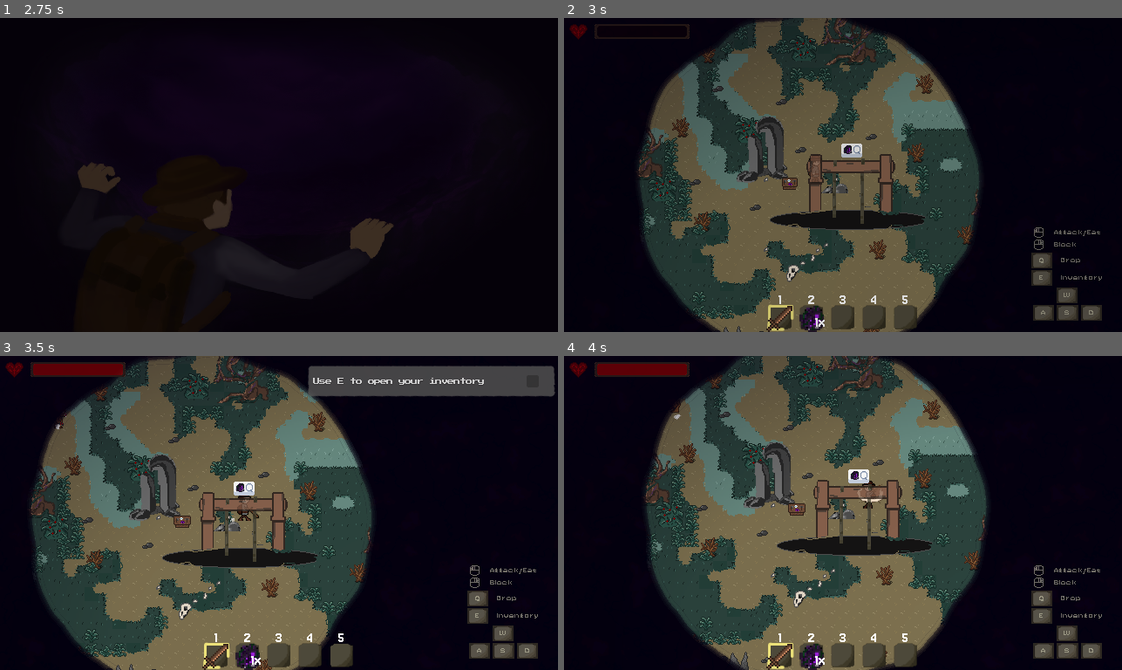
Above: before the commit, frames 1-4 (two rows, left to right).
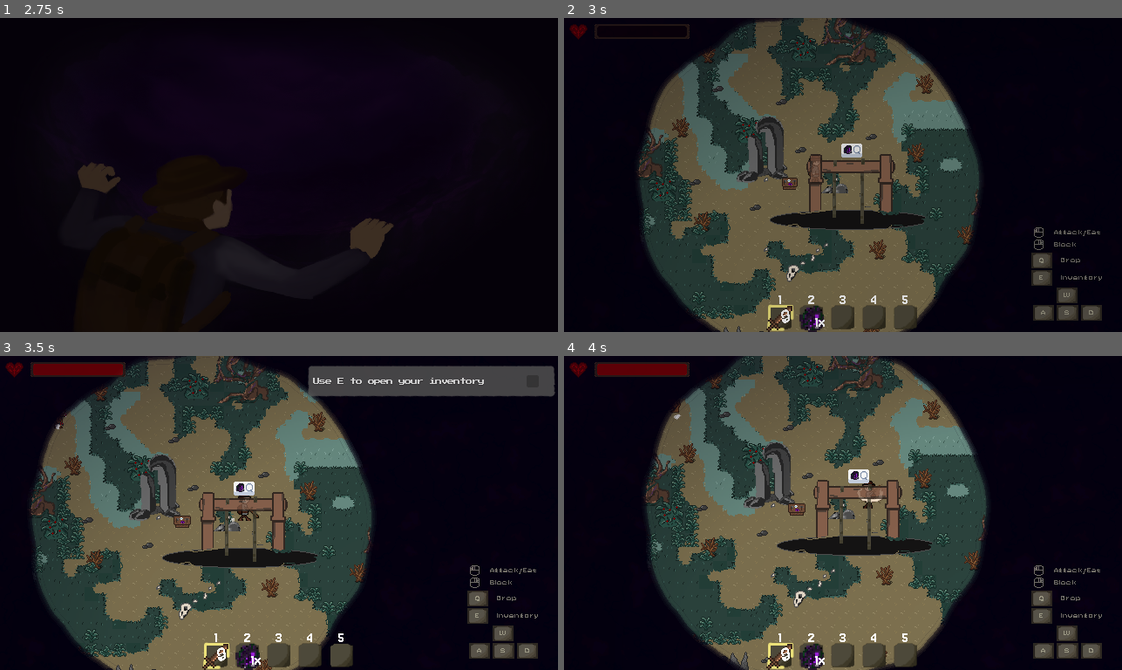
Above: after the commit, the same moments.

Repository: TimoRoggel/EverDark
Game: Godot game, scene res://UI/Main menu/main_menu.tscn
The game is run twice, just before and just after one commit, with the same random seed, the same clock (stepped at 60 frames per second) and the same inputs. The engine's default icon, where the game draws it, is replaced by a stand-in: a white triangle on a blue panel in a dark square. Sound files missing from this copy of the repository are replaced by a short silence.
Inputs (mouse positions are in pixels of both pictures, inside the frame that each line leads up to):
- Up to frame 1 (2.75 s): click "Start a new game" at 0.5 s; click "Start a new game" at 1.25 s; click "OK" at 2 s
- Up to frame 2 (3 s): tap Enter (ui_accept) at 2.75 s; move the mouse to (965, 159) at 2.77 s; hold D (right) from 2.78 s (still down); hold Alt (lock, bound only after the commit) from 2.78 s (still down); click (965, 159) at 2.92 s
- Up to frame 3 (3.5 s): keep holding D (right); keep holding Alt (lock, bound only after the commit); tap Enter (ui_accept) at 3.02 s
- Up to frame 4 (4 s): release D (right) at 3.5 s; release Alt (lock, bound only after the commit) at 3.5 s; drag from (731, 528) to (658, 569) at 3.52 s

Frame 1 is identical in both runs. In frame 2, less than 0.1% of the frame differs, in the area x 38-41%, y 92-98%; in frame 3, less than 0.1%; in frame 4, less than 0.1%.

Commit message:
Lock inventory items from the hotbar

Diff:
--- a/project.godot
+++ b/project.godot
@@ -165,6 +165,11 @@
 "events": [Object(InputEventKey,"resource_local_to_scene":false,"resource_name":"","device":-1,"window_id":0,"alt_press …(192 unchanged characters)…
 ]
 }
+lock={
+"deadzone": 0.2,
+"events": [Object(InputEventKey,"resource_local_to_scene":false,"resource_name":"","device":-1,"window_id":0,"alt_pressed":false,"shift_pressed":false,"ctrl_pressed":false,"meta_pressed":false,"pressed":false,"keycode":0,"physical_keycode":4194328,"key_label":0,"unicode":0,"location":0,"echo":false,"script":null)
+]
+}
 
 [layer_names]
 
--- a/scenes/characters/hotbar_container.gd
+++ b/scenes/characters/hotbar_container.gd
@@ -31,6 +31,15 @@
 func _input(event: InputEvent) -> void:
 	if not is_active:
 		return
+
+	if event.is_action_pressed("lock"):
+		if inventory:
+			var slots = inventory.get_slots()
+			if currently_selected_slot < slots.size():
+				var current_slot: InventorySlot = slots[currently_selected_slot]
+				if current_slot.inventory_item:
+					current_slot.inventory_item.locked = !current_slot.inventory_item.locked
+					popup_animation(get_child(currently_selected_slot).get_child(0))
 
 	if event.is_action_pressed("drop_item"):
 		if inventory:
--- a/scripts/tools/inventory_slot.gd
+++ b/scripts/tools/inventory_slot.gd
@@ -73,7 +73,7 @@
 
 	match event.button_index:
 		MouseButton.MOUSE_BUTTON_LEFT:
-			if inventory_item && event.alt_pressed:
+			if inventory_item && Input.is_action_pressed("lock"):
 				inventory_item.locked = !inventory_item.locked
 				_setup_item()
 				accept_event()
